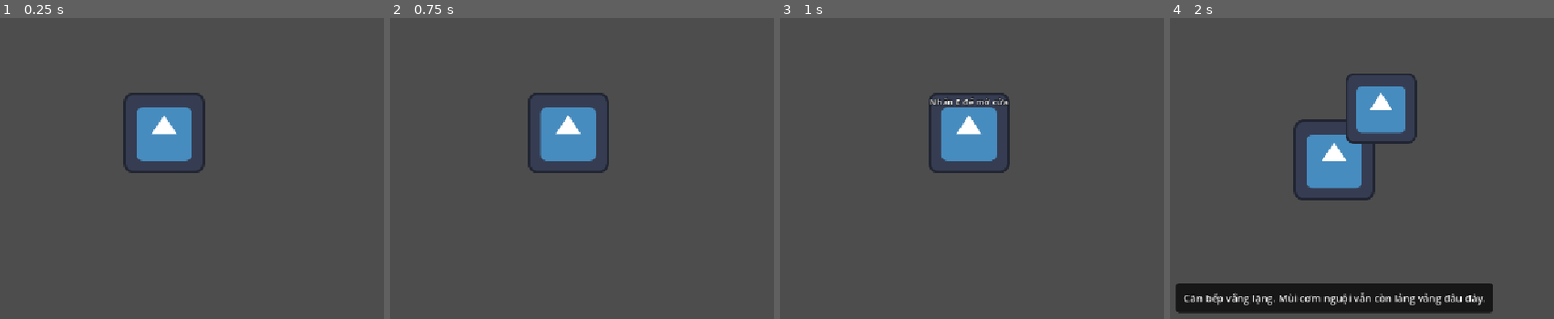
Above: before the commit, frames 1-4 (left to right).
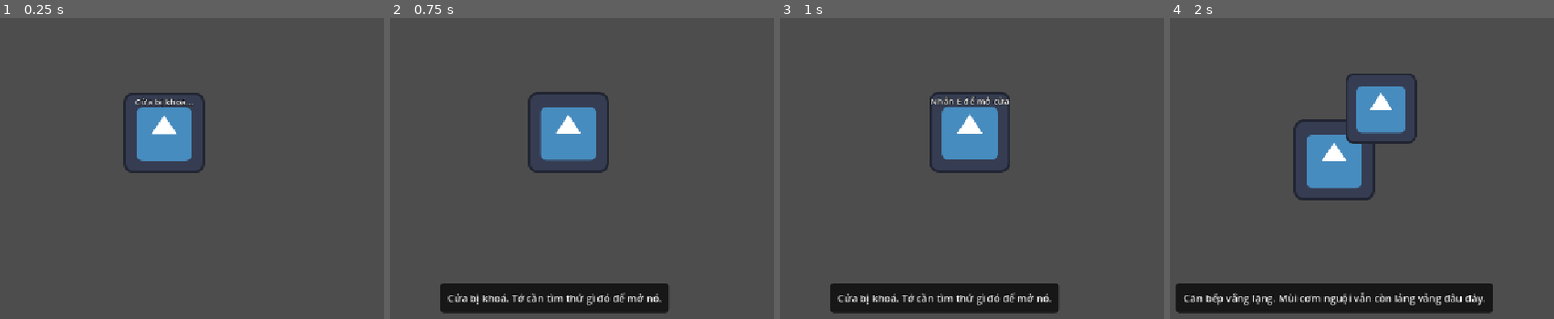
Above: after the commit, the same moments.

Repository: tranafbaskevin/Memory-Distortion
Game: Godot game, scene res://scenes/floor1/hallway_f1.tscn
Same seed, same stepped clock (60 frames per second), same inputs: the game is played once before the commit and once after it. The engine's default icon, where the game draws it, is replaced by a stand-in: a white triangle on a blue panel in a dark square.
Inputs:
- Up to frame 1 (0.25 s): no input
- Up to frame 2 (0.75 s): tap Enter at 0.5 s; hold Right from 0.53 s (still down); tap E at 0.6 s
- Up to frame 3 (1 s): keep holding Right
- Up to frame 4 (2 s): release Right at 1.28 s; hold Down from 1.28 s (still down); tap Enter at 1.35 s

The runs differ from the first frame. In frame 1, 0.2% of the frame differs, in the area x 35-51%, y 26-30%; in frame 2, 5.8%; in frame 3, 6.3%, in the area x 13-73%, y 24-99%; in frame 4, nothing differs.

Commit message:
feat(phase5): add gameplay loop, save system, distortion systems + reports

Diff:
--- a/audio_manager.gd
+++ b/audio_manager.gd
@@ -6,6 +6,21 @@
 var _sfx_player: AudioStreamPlayer
 # ─── Tween hiện tại đang fade ──────────────────────────────────────────────────
 var _fade_tween: Tween = null
+
+# Map scene path → ambient label (dùng khi chưa có file thật)
+const SCENE_AMBIENT_MAP: Dictionary = {
+	"res://scenes/floor1/hallway_f1.tscn":  "ambient_house",
+	"res://scenes/floor1/kitchen.tscn":     "ambient_house",
+	"res://scenes/floor1/living_room.tscn": "ambient_house",
+	"res://scenes/floor1/toilet_f1.tscn":   "ambient_house",
+	"res://scenes/floor2/hallway_f2.tscn":  "ambient_house",
+	"res://scenes/floor2/bedroom_main.tscn":"ambient_bedroom",
+	"res://scenes/floor2/bedroom_parents.tscn": "ambient_house",
+	"res://scenes/floor2/bedroom_sibling.tscn": "ambient_house",
+	"res://scenes/floor2/study_room.tscn":  "ambient_house",
+	"res://scenes/floor2/toilet_f2.tscn":   "ambient_house",
+}
+
 
 func _ready() -> void:
 	# Tạo AudioStreamPlayer cho ambient (âm nhạc nền, loop)
@@ -65,3 +80,25 @@
 
 func play_sfx_placeholder(label: String = "sfx") -> void:
 	print("[AudioManager] [PLACEHOLDER] SFX would play: ", label)
+
+# ─── SCENE-AWARE HELPER ───────────────────────────────────────────────────────
+# Tự động phát ambient phù hợp dựa theo scene path hiện tại
+# Gọi ở đầu _ready() của mỗi scene thay vì hardcode label
+func play_ambient_for_scene(scene_path: String, distorted: bool = false) -> void:
+	if distorted:
+		play_ambient_placeholder("ambient_distorted")
+		return
+	if SCENE_AMBIENT_MAP.has(scene_path):
+		play_ambient_placeholder(SCENE_AMBIENT_MAP[scene_path])
+	else:
+		play_ambient_placeholder("ambient_house")
+
+# ─── DOOR / TRANSITION SFX ────────────────────────────────────────────────────
+func play_door_open() -> void:
+	play_sfx_placeholder("door_open")
+
+func play_door_locked() -> void:
+	play_sfx_placeholder("door_locked")
+
+func play_key_pickup() -> void:
+	play_sfx_placeholder("key_pickup")
--- /dev/null
+++ b/components/key_item.gd
@@ -0,0 +1,29 @@
+## KeyItem — Vật phẩm chìa khoá có thể nhặt
+## Kế thừa Interactable, một lần duy nhất
+## Khi nhặt: Global.player_has_key = true, tự ẩn
+class_name KeyItem
+extends Interactable
+
+func _ready() -> void:
+	super._ready()
+	prompt_message = "Nhấn E để nhặt chìa khoá"
+	dialogue_text = "Một chiếc chìa khoá cũ kỹ. Nó dẫn đến đâu nhỉ?"
+
+	# Nếu đã nhặt rồi thì tự ẩn ngay khi load scene
+	if Global.player_has_key:
+		hide()
+		is_active = false
+
+func _interact(_player: Node2D) -> void:
+	if Global.player_has_key:
+		return
+
+	# Nhặt khoá
+	Global.player_has_key = true
+	AudioManager.play_key_pickup()
+
+	# Vô hiệu hoá và ẩn đi
+	is_active = false
+	hide()
+
+	print("[KeyItem] Key picked up!")
--- /dev/null
+++ b/components/light_flicker.gd
@@ -0,0 +1,49 @@
+## LightFlicker — Đèn nhấp nháy ngẫu nhiên, tạo cảm giác không ổn định
+## Gắn script này vào bất kỳ PointLight2D nào để kích hoạt hiệu ứng
+extends PointLight2D
+
+@export var base_energy: float = 1.0
+@export var flicker_intensity: float = 0.3 # Biên độ dao động năng lượng
+@export var flicker_speed: float = 0.08    # Thời gian giữa mỗi lần thay đổi (giây)
+@export var is_enabled: bool = true        # Bật/tắt flicker từ bên ngoài
+
+var _timer: float = 0.0
+
+func _ready() -> void:
+	energy = base_energy
+
+func _process(delta: float) -> void:
+	if not is_enabled:
+		energy = base_energy
+		return
+
+	_timer += delta
+	if _timer >= flicker_speed:
+		_timer = 0.0
+		# Năng lượng dao động ngẫu nhiên quanh base_energy
+		energy = base_energy + randf_range(-flicker_intensity, flicker_intensity)
+
+## Bật flicker đột ngột mạnh hơn (dùng cho sự kiện kinh dị)
+func flicker_burst(duration: float = 1.0, burst_intensity: float = 0.6) -> void:
+	var original_intensity = flicker_intensity
+	flicker_intensity = burst_intensity
+	AudioManager.play_sfx_placeholder("flicker_sound")
+	await get_tree().create_timer(duration).timeout
+	flicker_intensity = original_intensity
+
+## Tắt đèn từ từ (fade out)
+func fade_out(duration: float = 2.0) -> void:
+	var tween = create_tween()
+	tween.tween_property(self, "energy", 0.0, duration)\
+		.set_trans(Tween.TRANS_SINE).set_ease(Tween.EASE_IN)
+	is_enabled = false
+	await tween.finished
+
+## Bật đèn từ từ (fade in)
+func fade_in(target_energy: float = -1.0, duration: float = 1.5) -> void:
+	if target_energy < 0:
+		target_energy = base_energy
+	is_enabled = true
+	var tween = create_tween()
+	tween.tween_property(self, "energy", target_energy, duration)\
+		.set_trans(Tween.TRANS_SINE).set_ease(Tween.EASE_OUT)
--- a/environment/door.gd
+++ b/environment/door.gd
@@ -17,9 +17,12 @@
 	if target_scene != "":
 		# Thiết lập điểm spawn tiếp theo trong Global autoload
 		Global.player_spawn_name = target_spawn_name
+
+		# Auto-save trước khi chuyển scene
+		SaveSystem.save_game()
+		AudioManager.play_door_open()
+
 		print("Door opened! Transitioning to: ", target_scene, " (Spawn Marker: ", target_spawn_name, ")")
-
-		# Chuyển Scene
 		get_tree().change_scene_to_file(target_scene)
 	else:
 		print("Warning: target_scene is empty on door: ", name)
--- /dev/null
+++ b/environment/fake_door_transition.gd
@@ -0,0 +1,36 @@
+## FakeDoorTransition — Cửa giả, dẫn player quay lại cùng phòng hiện tại
+## Tạo ảo giác vòng lặp: mở cửa → tưởng đi nơi khác → nhưng lại ở đây
+## Chỉ kích hoạt khi bedroom_distorted = true
+extends "res://environment/door.gd"
+
+## Nếu false, cửa hoạt động bình thường. Nếu true, cửa quay vòng.
+@export var loop_when_distorted: bool = true
+
+func _ready() -> void:
+	super._ready()
+
+func _interact(player: Node2D) -> void:
+	if loop_when_distorted and Global.bedroom_distorted:
+		# Chuyển về CÙNG scene hiện tại — vòng lặp
+		var current_scene_path = get_tree().current_scene.scene_file_path
+		Global.player_spawn_name = "SpawnPoint"
+		Global.distortion_events_count += 1
+
+		# Lời thoại tuỳ theo số lần bị vòng lặp
+		var loop_messages = [
+			"Ủa... tớ vừa ra khỏi phòng rồi mà sao lại ở đây?",
+			"Lại rồi... cái phòng này... tại sao tớ không thoát được?",
+			"Có chuyện gì đó không ổn với ngôi nhà này."
+		]
+		var idx = mini(Global.distortion_events_count - 1, loop_messages.size() - 1)
+		Narrative.show_message(loop_messages[idx], 4.0)
+
+		AudioManager.play_sfx_placeholder("distortion_sting")
+		Vignette.show_vignette(0.5, 0.5)
+
+		await get_tree().create_timer(0.4).timeout
+		get_tree().change_scene_to_file(current_scene_path)
+	else:
+		# Hoạt động bình thường
+		AudioManager.play_door_open()
+		super._interact(player)
--- /dev/null
+++ b/environment/locked_door.gd
@@ -0,0 +1,30 @@
+## LockedDoor — Cửa bị khoá, chỉ mở được khi Player có chìa khoá
+## Kế thừa door.gd (vốn kế thừa Interactable)
+extends "res://environment/door.gd"
+
+func _ready() -> void:
+	super._ready()
+	_update_prompt()
+
+func _update_prompt() -> void:
+	if Global.player_has_key:
+		prompt_message = "Nhấn E để mở cửa"
+	else:
+		prompt_message = "Cửa bị khoá..."
+
+func _interact(player: Node2D) -> void:
+	if Global.player_has_key:
+		# Mở cửa bình thường
+		AudioManager.play_door_open()
+		super._interact(player)
+	else:
+		# Cửa bị khoá — phát SFX và lời thoại
+		AudioManager.play_door_locked()
+		Narrative.show_message("Cửa bị khoá. Tớ cần tìm thứ gì đó để mở nó.", 3.0)
+
+		# Rung camera nhẹ như thể player giật tay nắm cửa
+		var camera = player.find_child("Camera2D", true, false)
+		if camera:
+			camera.shake(2.5, 0.2, 25.0)
+
+		print("[LockedDoor] Door is locked. Player needs key.")
--- a/global.gd
+++ b/global.gd
@@ -4,3 +4,9 @@
 var player_spawn_name: String = ""
 var bedroom_distorted: bool = false
 var room_visits: Dictionary = {}
+
+# ─── GAMEPLAY STATE ───────────────────────────────────────────────────────────
+## Người chơi đang giữ chìa khoá không?
+var player_has_key: bool = false
+## Đếm tổng sự kiện distortion đã xảy ra
+var distortion_events_count: int = 0
--- a/project.godot
+++ b/project.godot
@@ -21,6 +21,7 @@
 Narrative="*res://narrative.gd"
 AudioManager="*res://audio_manager.gd"
 Vignette="*res://vignette.gd"
+SaveSystem="*res://save_system.gd"
 
 [display]
 
--- /dev/null
+++ b/save_system.gd
@@ -0,0 +1,68 @@
+## SaveSystem — Lưu và tải trạng thái game bằng ConfigFile
+## Auto-save mỗi khi scene thay đổi
+## Load tự động khi khởi động
+extends Node
+
+const SAVE_PATH = "user://savegame.cfg"
+
+func _ready() -> void:
+	# Tải save khi khởi động
+	load_game()
+	print("[SaveSystem] Ready. Save path: ", SAVE_PATH)
+
+# ─── SAVE ──────────────────────────────────────────────────────────────────────
+func save_game() -> void:
+	var config = ConfigFile.new()
+
+	# Gameplay state
+	config.set_value("state", "bedroom_distorted", Global.bedroom_distorted)
+	config.set_value("state", "player_has_key", Global.player_has_key)
+	config.set_value("state", "distortion_events_count", Global.distortion_events_count)
+	config.set_value("state", "player_spawn_name", Global.player_spawn_name)
+
+	# Room visits (lưu từng key trong dictionary)
+	for room_id in Global.room_visits:
+		config.set_value("room_visits", room_id, Global.room_visits[room_id])
+
+	# Ghi file
+	var err = config.save(SAVE_PATH)
+	if err == OK:
+		print("[SaveSystem] Game saved.")
+	else:
+		push_warning("[SaveSystem] Failed to save: ", err)
+
+# ─── LOAD ──────────────────────────────────────────────────────────────────────
+func load_game() -> void:
+	var config = ConfigFile.new()
+	var err = config.load(SAVE_PATH)
+
+	if err != OK:
+		print("[SaveSystem] No save found. Starting fresh.")
+		return
+
+	# Khôi phục gameplay state
+	Global.bedroom_distorted = config.get_value("state", "bedroom_distorted", false)
+	Global.player_has_key = config.get_value("state", "player_has_key", false)
+	Global.distortion_events_count = config.get_value("state", "distortion_events_count", 0)
+	Global.player_spawn_name = config.get_value("state", "player_spawn_name", "")
+
+	# Khôi phục room visits
+	if config.has_section("room_visits"):
+		for room_id in config.get_section_keys("room_visits"):
+			Global.room_visits[room_id] = config.get_value("room_visits", room_id, 0)
+
+	print("[SaveSystem] Game loaded. Key: ", Global.player_has_key, " | Distorted: ", Global.bedroom_distorted)
+
+# ─── RESET ─────────────────────────────────────────────────────────────────────
+func reset_game() -> void:
+	Global.bedroom_distorted = false
+	Global.player_has_key = false
+	Global.distortion_events_count = 0
+	Global.player_spawn_name = ""
+	Global.room_visits = {}
+
+	# Xoá file save
+	if FileAccess.file_exists(SAVE_PATH):
+		DirAccess.remove_absolute(SAVE_PATH)
+
+	print("[SaveSystem] Game reset.")
--- /dev/null
+++ b/scenes/ending_stub.gd
@@ -0,0 +1,13 @@
+## ending_stub.tscn — Scene tạm thời khi Player dùng chìa khoá thoát nhà
+## Phase sau sẽ thay bằng ending thật với cutscene
+extends Node2D
+
+func _ready() -> void:
+	Vignette.show_vignette(0.0, 0.0)
+	Narrative.show_message("...", 2.0)
+	await get_tree().create_timer(2.5).timeout
+	Narrative.show_message("Cánh cửa mở ra.", 2.5)
+	await get_tree().create_timer(3.0).timeout
+	Narrative.show_message("Phía ngoài... tối tăm hơn tớ tưởng.", 3.5)
+	await get_tree().create_timer(4.0).timeout
+	Narrative.show_message("[ Hết demo — Phase 5 ]", 5.0)
--- /dev/null
+++ b/scenes/ending_stub.tscn
@@ -0,0 +1,20 @@
+[gd_scene load_steps=2 format=3]
+
+[ext_resource type="Script" path="res://scenes/ending_stub.gd" id="1_gd"]
+
+[node name="EndingStub" type="Node2D"]
+script = ExtResource("1_gd")
+
+[node name="Label" type="Label" parent="."]
+anchors_preset = 8
+anchor_left = 0.5
+anchor_top = 0.5
+anchor_right = 0.5
+anchor_bottom = 0.5
+offset_left = -200.0
+offset_top = -30.0
+offset_right = 200.0
+offset_bottom = 30.0
+text = "[ Loading... ]"
+horizontal_alignment = 1
+vertical_alignment = 1
--- a/scenes/floor1/hallway_f1.tscn
+++ b/scenes/floor1/hallway_f1.tscn
@@ -1,10 +1,11 @@
-[gd_scene load_steps=9 format=3]
+[gd_scene load_steps=8 format=3]
 
 [ext_resource type="PackedScene" path="res://player/Player.tscn" id="1_player"]
 [ext_resource type="PackedScene" path="res://environment/Door.tscn" id="2_door"]
 [ext_resource type="PackedScene" path="res://environment/StairTransition.tscn" id="3_stair"]
 [ext_resource type="Script" path="res://scenes/floor1/hallway_event_trigger.gd" id="4_evt"]
 [ext_resource type="Script" path="res://scenes/floor1/hallway_f1_loop.gd" id="5_loop"]
+[ext_resource type="Script" path="res://environment/locked_door.gd" id="6_locked"]
 
 [sub_resource type="RectangleShape2D" id="RectangleShape2D_wall_h"]
 size = Vector2(1500, 20)
@@ -73,6 +74,17 @@
 target_scene = "res://scenes/floor2/hallway_f2.tscn"
 target_spawn_name = "SpawnFromStairsF1"
 
+[node name="ExitDoor" type="Area2D" parent="."]
+position = Vector2(80, 150)
+script = ExtResource("6_locked")
+target_scene = "res://scenes/ending_stub.tscn"
+target_spawn_name = ""
+prompt_message = "Cửa bị khoá..."
+
+[node name="CollisionShape2D" type="CollisionShape2D" parent="ExitDoor"]
+shape = SubResource("RectangleShape2D_wall_v")
+debug_color = Color(0.2, 0.8, 0.2, 0.4)
+
 [node name="HorrorTrigger" type="Area2D" parent="."]
 position = Vector2(850, 150)
 script = ExtResource("4_evt")
--- /dev/null
+++ b/scenes/floor1/living_room.gd
@@ -0,0 +1,34 @@
+## Living Room — TV static khi revisit, environmental storytelling
+extends Node2D
+
+@onready var tv = $TV
+@onready var player = $Player
+
+func _ready() -> void:
+	AudioManager.play_ambient_for_scene(scene_file_path, Global.bedroom_distorted)
+
+	if not Global.room_visits.has("living_room"):
+		Global.room_visits["living_room"] = 0
+	Global.room_visits["living_room"] += 1
+
+	var visit = Global.room_visits["living_room"]
+
+	if visit == 1:
+		Narrative.show_message("Phòng khách. Tivi tắt. Ghế sofa trông như chưa ai ngồi cả năm nay.", 4.0)
+	elif visit >= 2:
+		# TV bật lên với màn hình nhiễu
+		if tv:
+			tv.modulate = Color(1, 0.3, 0.3, 1) # Tivi phát ánh đỏ
+		Narrative.show_message("Tivi... tự bật lên? Tiếng nhiễu trắng trải dài trong tai.", 4.5)
+		AudioManager.play_sfx_placeholder("tv_static")
+
+		if visit >= 3:
+			await get_tree().create_timer(2.0).timeout
+			# Vignette nhẹ + shift camera
+			Vignette.show_vignette(0.2, 2.0)
+			var camera = player.find_child("Camera2D", true, false)
+			if camera:
+				camera.shake(2.0, 0.3, 18.0)
+			Narrative.show_message("Trên màn hình... hình như có ai đó đang nhìn lại tớ.", 5.0)
+			await get_tree().create_timer(6.0).timeout
+			Vignette.hide_vignette(3.0)
--- /dev/null
+++ b/scenes/floor2/study_room.gd
@@ -0,0 +1,25 @@
+## Study Room — Phòng làm việc có chìa khoá ẩn
+## Đây là phòng quan trọng nhất trong gameplay loop:
+## Player phải tìm ra chìa khoá ở đây để thoát nhà
+extends Node2D
+
+@onready var key = $Key
+@onready var player = $Player
+
+func _ready() -> void:
+	AudioManager.play_ambient_for_scene(scene_file_path, Global.bedroom_distorted)
+
+	# Nếu đã nhặt khoá → khoá tự ẩn (xử lý bởi key_item.gd)
+	if Global.player_has_key:
+		if key:
+			key.hide()
+			key.is_active = false
+
+	# Lời dẫn nhập nhẹ khi vào phòng lần đầu
+	if not Global.room_visits.has("study_room"):
+		await get_tree().create_timer(0.8).timeout
+		Narrative.show_message("Phòng làm việc của bố. Giấy tờ vương vãi khắp nơi...", 3.5)
+
+	if not Global.room_visits.has("study_room"):
+		Global.room_visits["study_room"] = 0
+	Global.room_visits["study_room"] += 1
--- a/scenes/floor2/study_room.tscn
+++ b/scenes/floor2/study_room.tscn
@@ -1,9 +1,40 @@
-[gd_scene load_steps=2 format=3]
+[gd_scene load_steps=7 format=3]
 
 [ext_resource type="PackedScene" path="res://scenes/RoomTemplate.tscn" id="1_template"]
+[ext_resource type="Script" path="res://scenes/floor2/study_room.gd" id="2_gd"]
+[ext_resource type="Script" path="res://components/key_item.gd" id="3_key"]
+[ext_resource type="Texture2D" path="res://icon.svg" id="4_icon"]
+[ext_resource type="Script" path="res://components/light_flicker.gd" id="5_flicker"]
+
+[sub_resource type="CircleShape2D" id="CircleShape2D_key"]
+radius = 40.0
+
+[sub_resource type="CircleShape2D" id="CircleShape2D_light"]
+radius = 50.0
 
 [node name="StudyRoom" instance=ExtResource("1_template")]
+script = ExtResource("2_gd")
 
 [node name="DoorToHallway" parent="."]
 target_scene = "res://scenes/floor2/hallway_f2.tscn"
 target_spawn_name = "SpawnFromStudy"
+
+[node name="Key" type="Area2D" parent="." index="4"]
+position = Vector2(800, 200)
+script = ExtResource("3_key")
+
+[node name="Sprite2D" type="Sprite2D" parent="Key"]
+scale = Vector2(0.4, 0.4)
+texture = ExtResource("4_icon")
+modulate = Color(1, 0.843137, 0, 1)
+
+[node name="CollisionShape2D" type="CollisionShape2D" parent="Key"]
+shape = SubResource("CircleShape2D_key")
+
+[node name="StudyLight" type="PointLight2D" parent="." index="5"]
+position = Vector2(576, 180)
+script = ExtResource("5_flicker")
+base_energy = 0.7
+flicker_intensity = 0.15
+texture_scale = 4.0
+color = Color(0.9, 0.85, 0.7, 1)
Not shown, added: components/key_item.gd.uid
Not shown, added: components/light_flicker.gd.uid
Not shown, added: environment/fake_door_transition.gd.uid
Not shown, added: environment/locked_door.gd.uid
Not shown, added: save_system.gd.uid
Not shown, added: scenes/ending_stub.gd.uid
Not shown, added: scenes/floor1/living_room.gd.uid
Not shown, added: scenes/floor2/study_room.gd.uid
